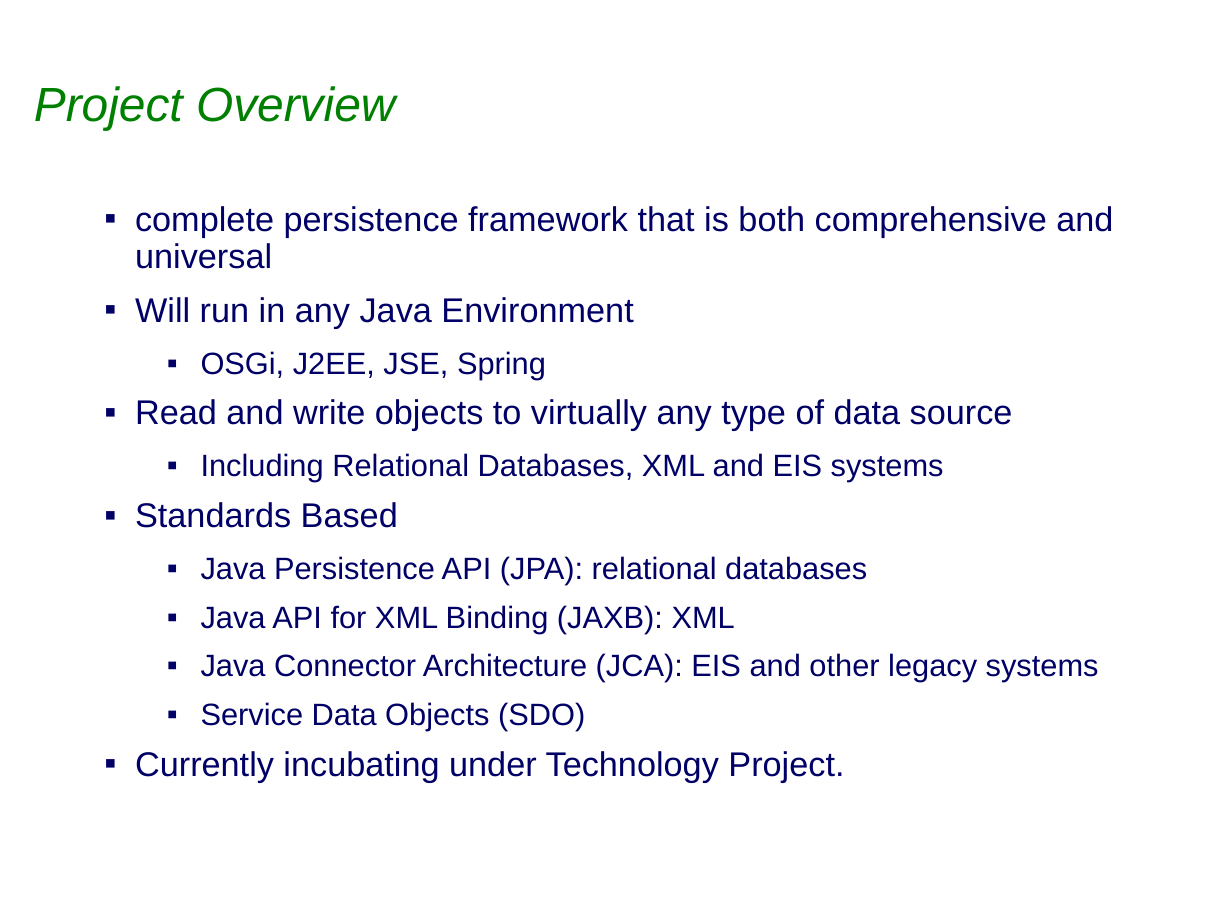
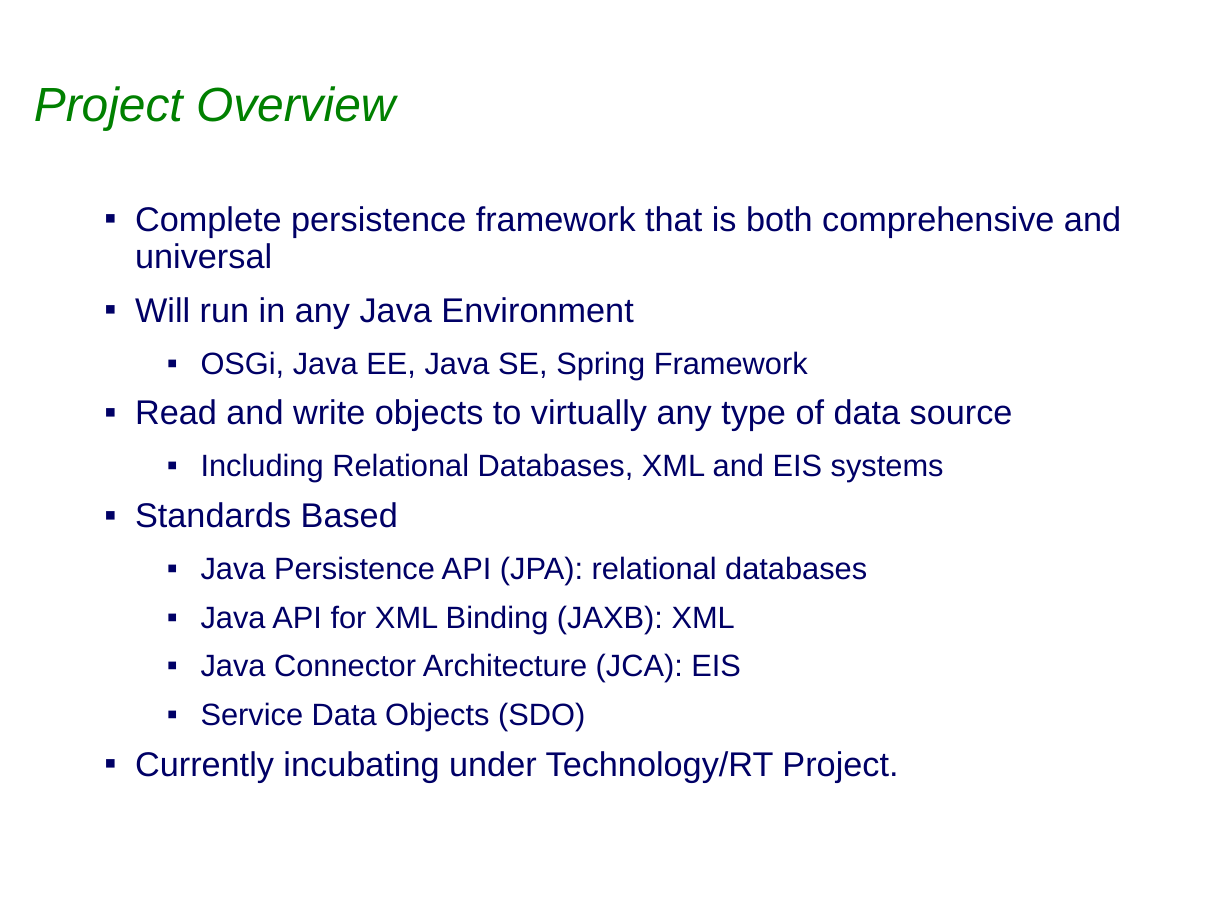
Before and after one commit to bfg-repo-cleaner-demos/eclipselink.runtime-bfg-strip-big-blobs, a slide deck: slide 2 of project-admin/Graduation_Review.ppt. Drawn at 1232x924 pixels with LibreOffice and Linux fonts; fonts in the diff are those of the drawing; background and template pictures are left out. Boxes give left, top, right and bottom in pixels: in the first picture for what was removed or moved away, otherwise in the second. Text is boxed around its words. In the diff, an @@ line names an element or a change of style, - is before the commit and + after.

```diff
--- a/project-admin/Graduation_Review.ppt
+++ b/project-admin/Graduation_Review.ppt
@@ text at (135,206,1121,269): text changed @@
-▪ complete persistence framework that is both comprehensive and universal
+▪ Complete persistence framework that is both comprehensive and universal
@@ text at (201,351,808,379): text changed @@
-  ▪ OSGi, J2EE, JSE, Spring
+  ▪ OSGi, Java EE, Java SE, Spring Framework
@@ text at (201,653,741,682): text changed @@
-  ▪ Java Connector Architecture (JCA): EIS and other legacy systems
+  ▪ Java Connector Architecture (JCA): EIS
@@ text at (135,751,898,782): text changed @@
-▪ Currently incubating under Technology Project.
+▪ Currently incubating under Technology/RT Project.
```
Also in this commit, not shown: 7 other slides changed, 1 slide added, 1 other file.
